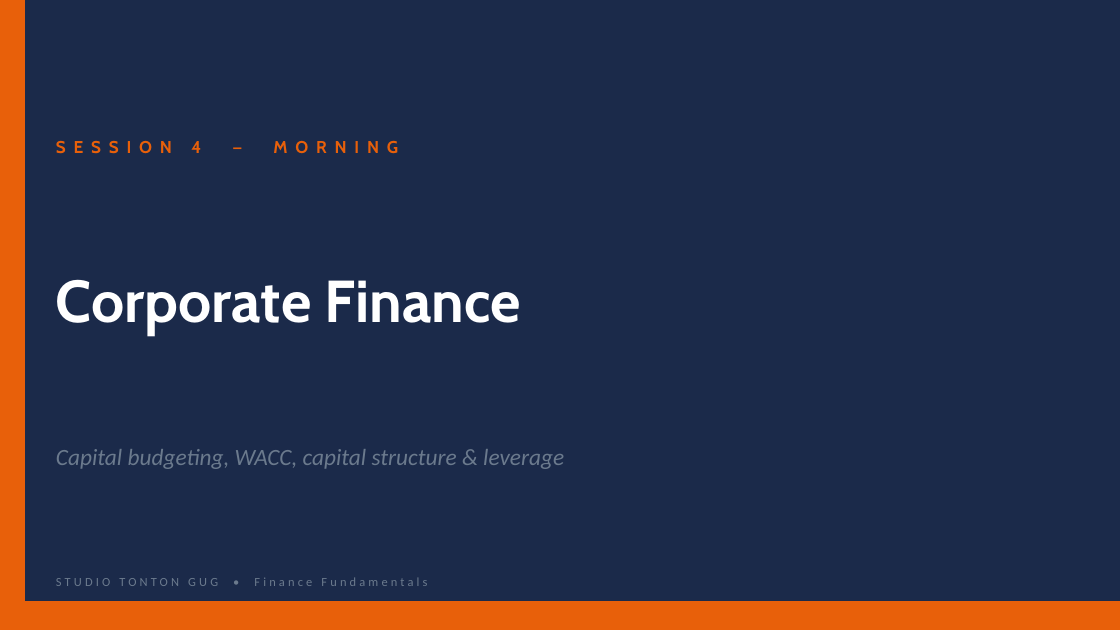
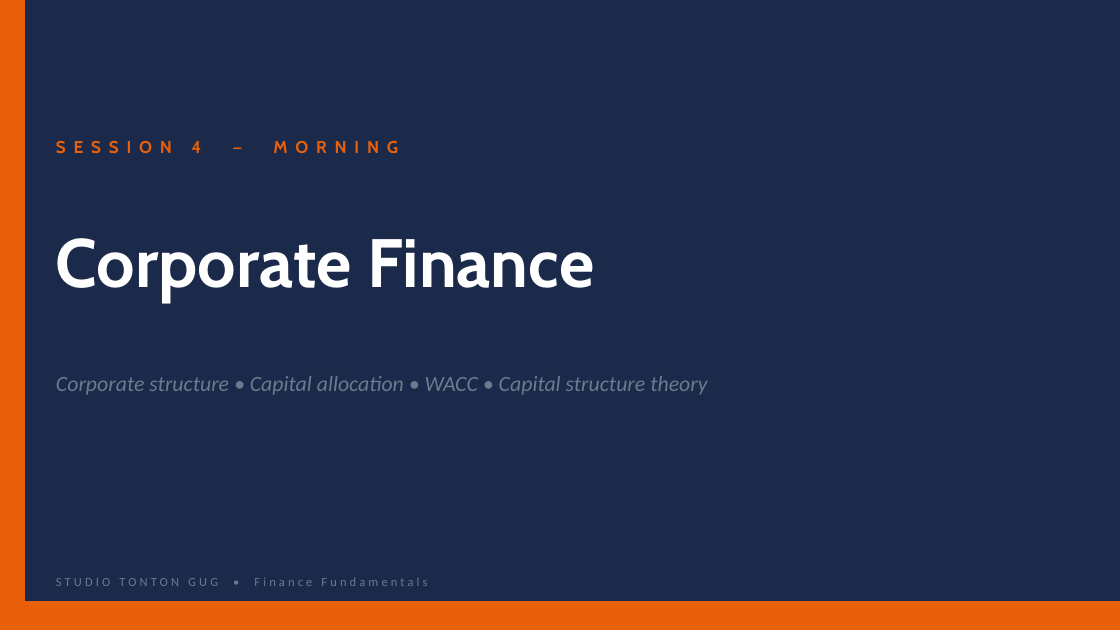
Before and after one commit to Gug4ever/Tonton_Gug_Studio, a slide deck: slide 1 of assets/finance/S07_Corporate_Finance.pptx. Drawn at 1120x630 pixels with LibreOffice and Linux fonts; fonts in the diff are those of the drawing. Boxes give left, top, right and bottom in pixels: in the first picture for what was removed or moved away, otherwise in the second. Text is boxed around its words. In the diff, an @@ line names an element or a change of style, - is before the commit and + after.

```diff
--- a/assets/finance/S07_Corporate_Finance.pptx
+++ b/assets/finance/S07_Corporate_Finance.pptx
@@ text "Corporate Finance" at (56, 238, 594, 302): size 38 to 44 pt @@
@@ text at (56, 376, 707, 395): text changed; size 15 to 14 pt @@
-Capital budgeting, WACC, capital structure & leverage
+Corporate structure • Capital allocation • WACC • Capital structure theory
```
Also in this commit, not shown: 36 slides added, 8 slides removed, 23 other files.
